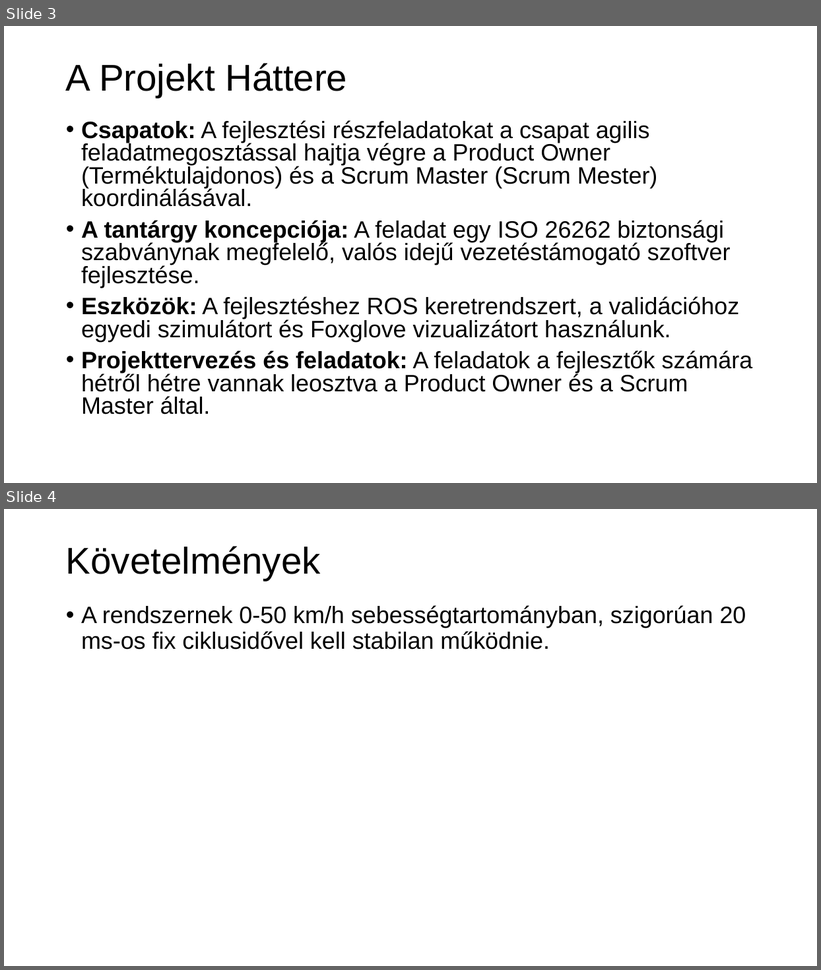
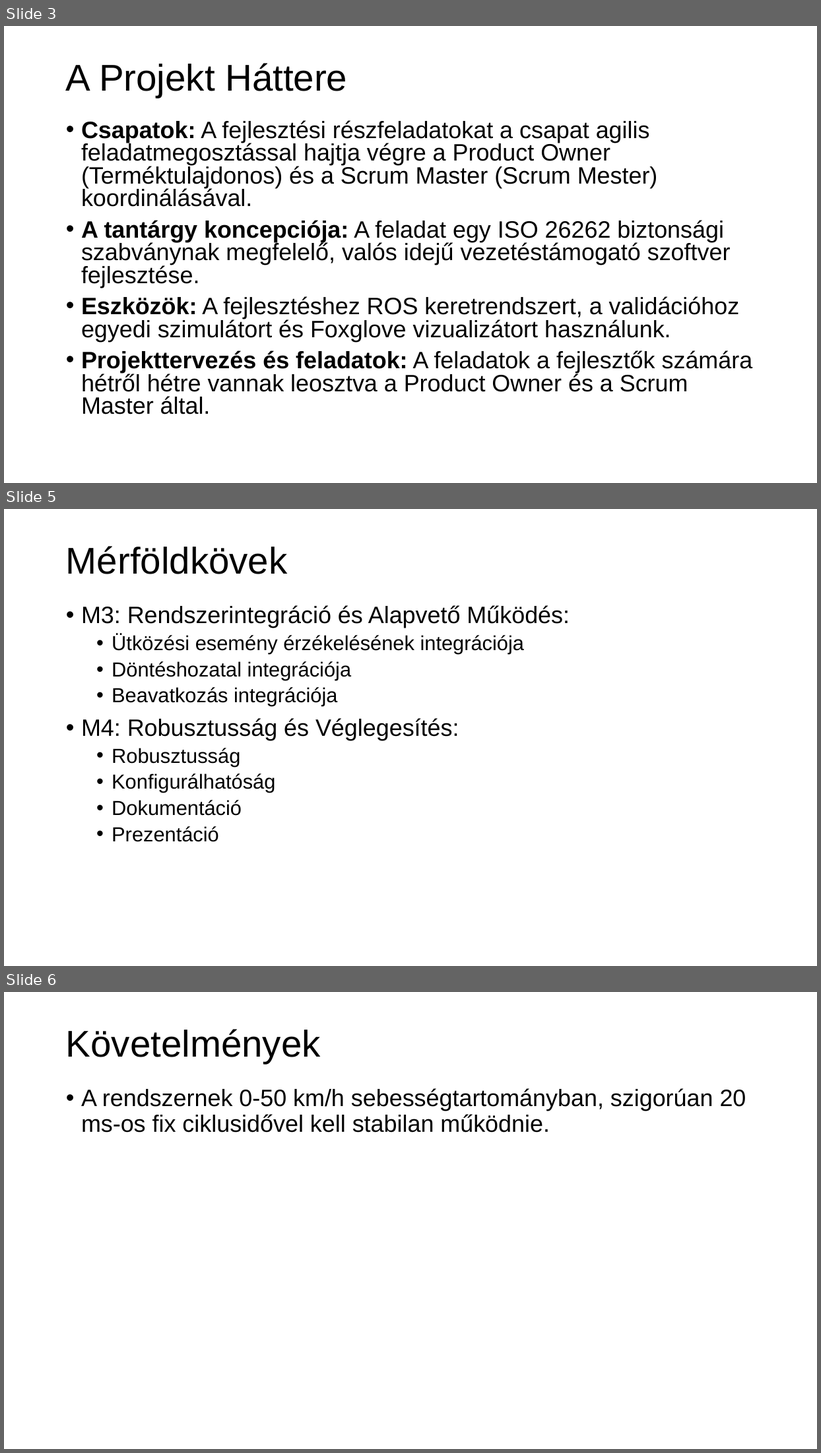
Before and after one commit to pedina/Automatic_emergency_brake_group2, a slide deck: doc/Automated Emergency Brake Group2 HUN.pptx. Shown one above the other, each under a label of ours: slides 3 and 4 before the commit, slides 3, 5 and 6 after it; the slides between them are not shown. The pictures are 821x970 and 821x1453 pixels, drawn with LibreOffice and Linux fonts; fonts in the diff are those of the drawing; background and template pictures are left out. Boxes give left, top, right and bottom in pixels: in the first picture for what was removed or moved away, otherwise in the second. Text is boxed around its words. In the diff, an @@ line names an element or a change of style, - is before the commit and + after.

```diff
--- a/doc/Automated Emergency Brake Group2 HUN.pptx
+++ b/doc/Automated Emergency Brake Group2 HUN.pptx
@@ slide 5 added at box(4, 509, 817, 966), background picture (left out) @@
@@ title added at box(66, 546, 288, 574), 44 pt, text #000000 @@
+Mérföldkövek
@@ text added at box(81, 605, 570, 842), 24 pt, text #000000 @@
+• M3: Rendszerintegráció és Alapvető Működés:
+  • Ütközési esemény érzékelésének integrációja
+  • Döntéshozatal integrációja
+  • Beavatkozás integrációja
+• M4: Robusztusság és Véglegesítés:
+  • Robusztusság
+  • Konfigurálhatóság
+  • Dokumentáció
+  • Prezentáció
@@ what was slide 4 is now slide 6 @@
```
Also in this commit, not shown: 2 slides changed, 1 other slide added.
